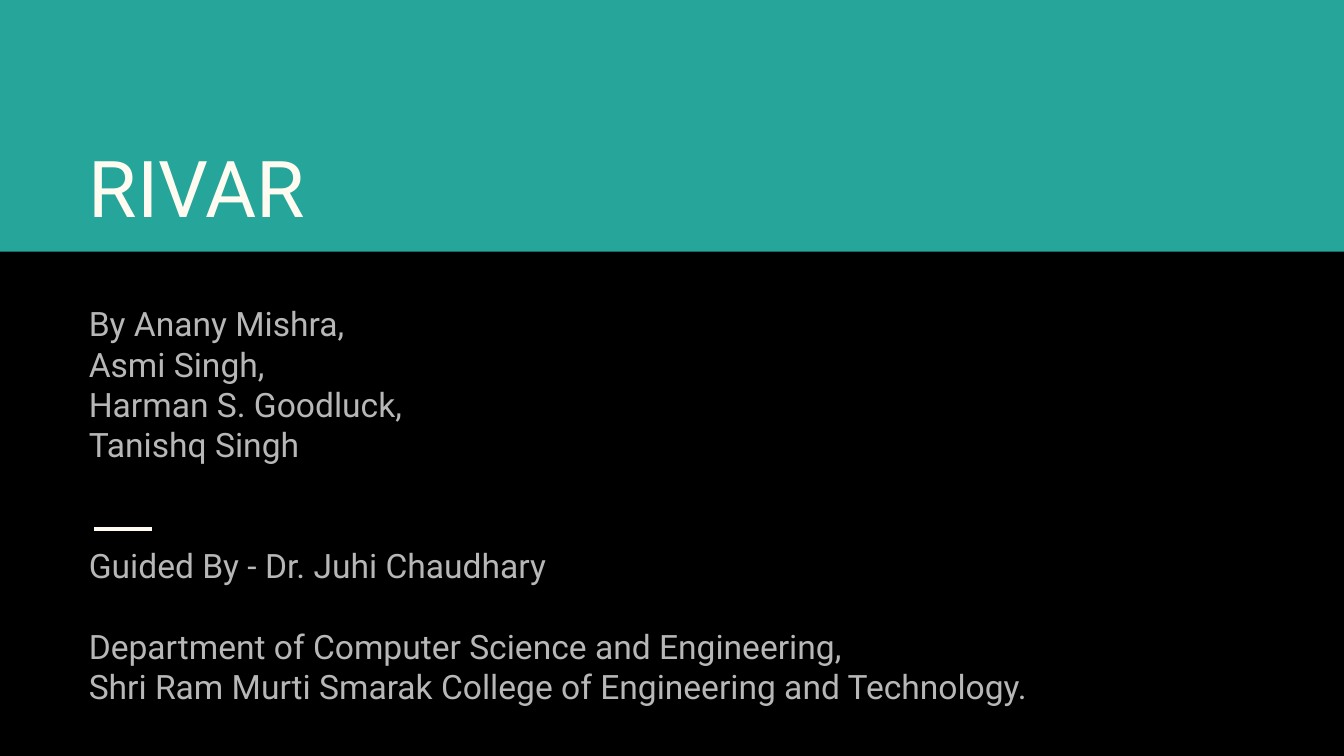
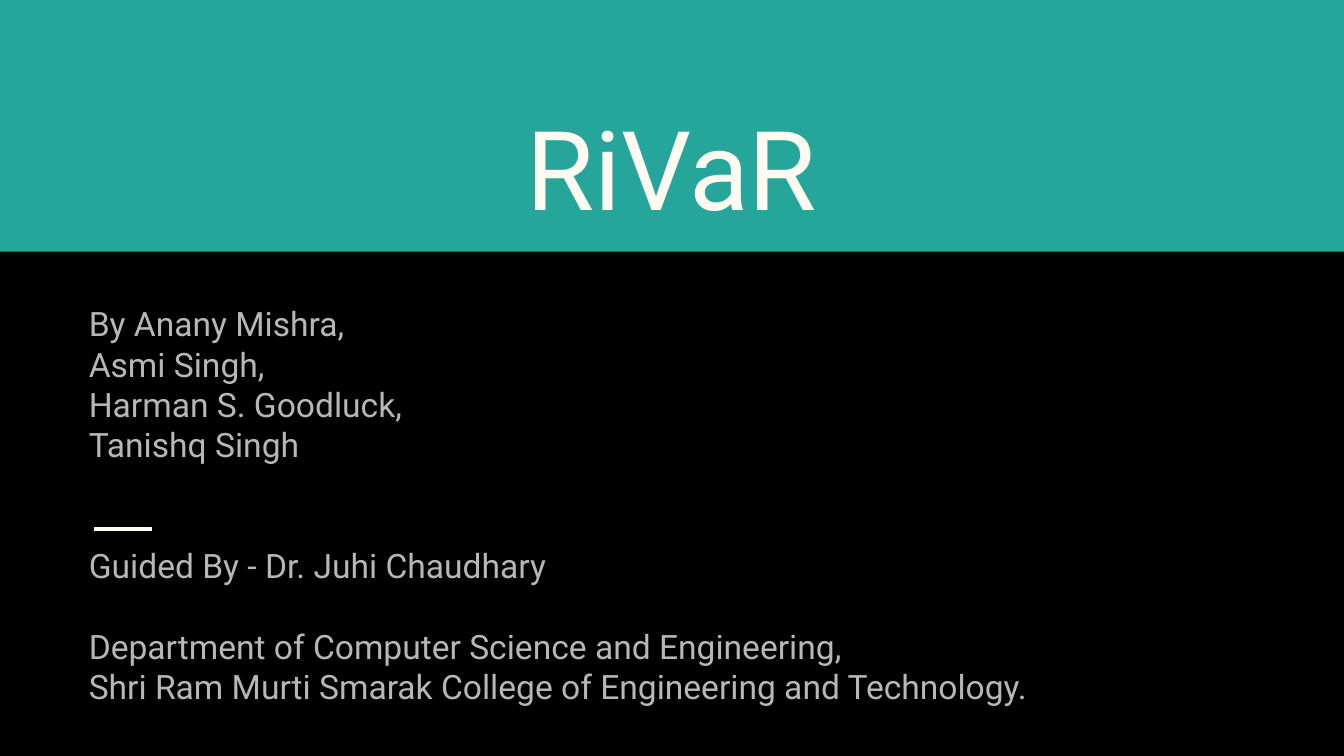
Before and after one commit to RiVaR-Imperial/resources-used, a slide deck: slide 2 of RiVaR-College.pptx. Drawn at 1344x756 pixels with LibreOffice and Linux fonts; fonts in the diff are those of the drawing. Boxes give left, top, right and bottom in pixels: in the first picture for what was removed or moved away, otherwise in the second. Text is boxed around its words. In the diff, an @@ line names an element or a change of style, - is before the commit and + after.

```diff
--- a/RiVaR-College.pptx
+++ b/RiVaR-College.pptx
@@ title at (x1=527, y1=130, x2=817, y2=211): text changed; size 42 to 59 pt @@
-RIVAR
+RiVaR
```
Also in this commit, not shown: 2 other slides changed.
